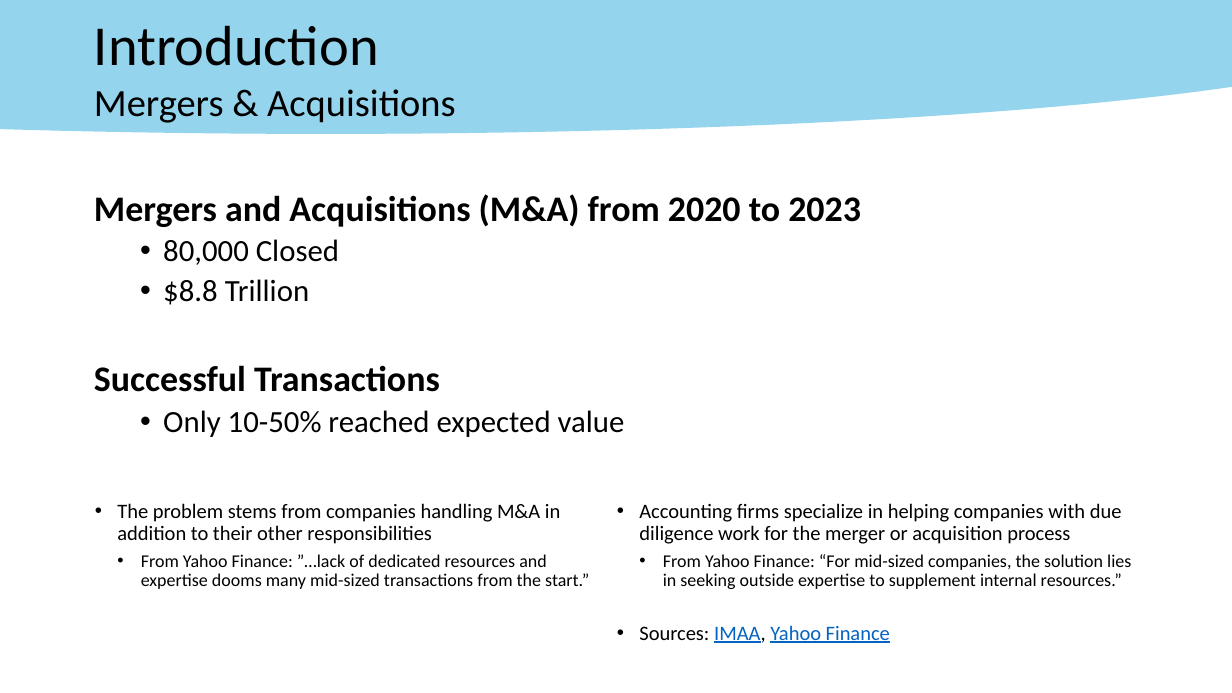
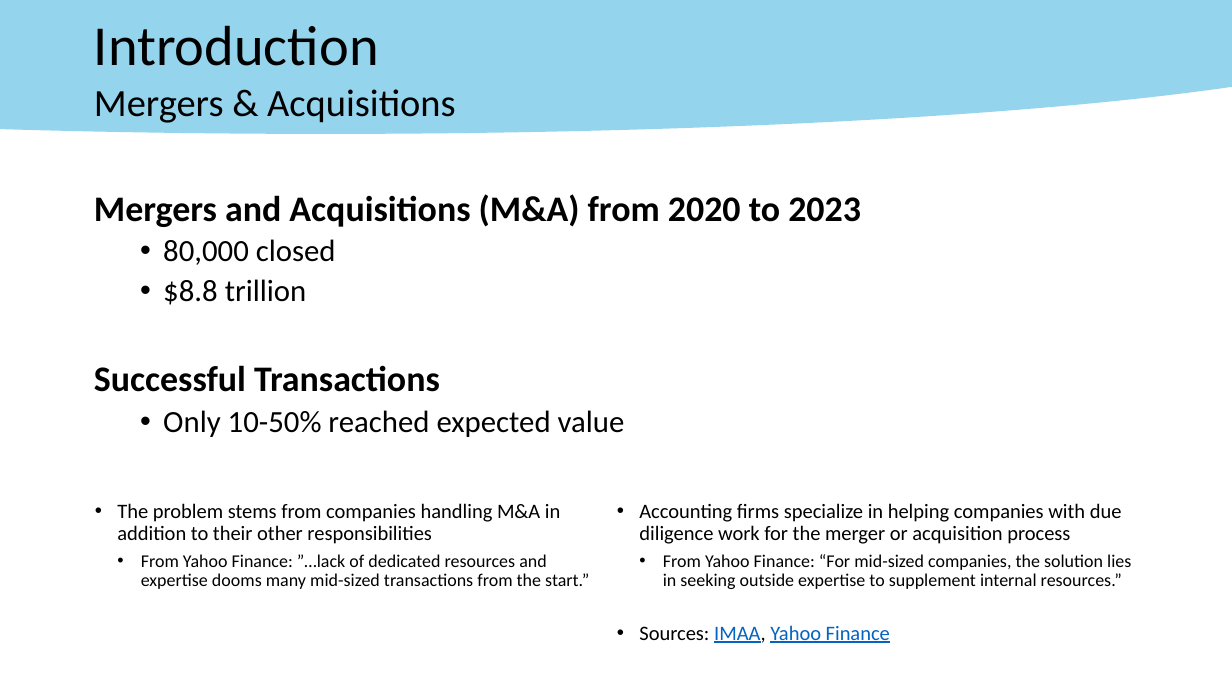
Before and after one commit to lelandjmurrin/Acquisition_Due_Dilligence_Capstone_Project, a slide deck: slide 2 of Accounting_Project_Presentation.pptx. Drawn at 1232x693 pixels with LibreOffice and Linux fonts; fonts in the diff are those of the drawing. Boxes give left, top, right and bottom in pixels: in the first picture for what was removed or moved away, otherwise in the second. Text is boxed around its words. In the diff, an @@ line names an element or a change of style, - is before the commit and + after.

```diff
--- a/Accounting_Project_Presentation.pptx
+++ b/Accounting_Project_Presentation.pptx
@@ text at (x1=163, y1=239, x2=336, y2=305): text changed @@
-  • 80,000 Closed
-  • $8.8 Trillion
+  • 80,000 closed
+  • $8.8 trillion
```
Also in this commit, not shown: 1 other slide changed, 4 other files.
